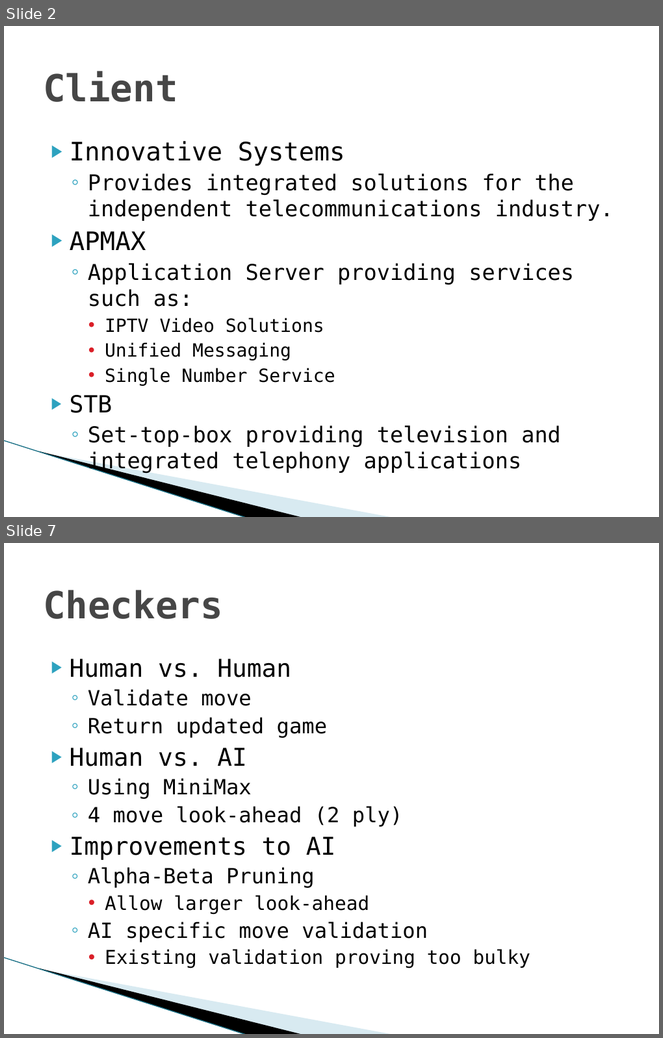
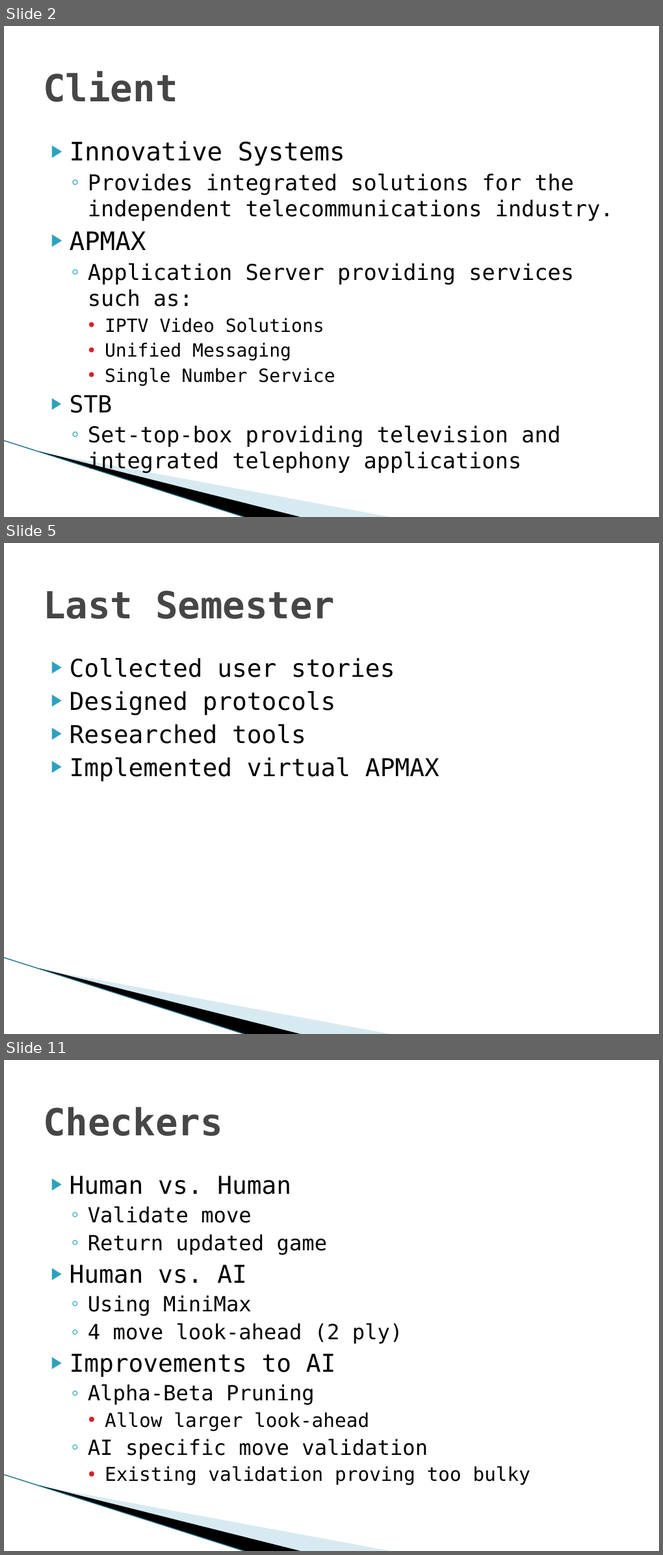
Before and after one commit to SDSMT-CSC/STBMF, a slide deck: docs/srDesign_ClientPresentation3.pptx. Shown one above the other, each under a label of ours: slides 2 and 7 before the commit, slides 2, 5 and 11 after it; the slides between them are not shown. The pictures are 663x1038 and 663x1555 pixels, drawn with LibreOffice and Linux fonts; fonts in the diff are those of the drawing; background and template pictures are left out. Boxes give left, top, right and bottom in pixels: in the first picture for what was removed or moved away, otherwise in the second. Text is boxed around its words. In the diff, an @@ line names an element or a change of style, - is before the commit and + after.

```diff
--- a/docs/srDesign_ClientPresentation3.pptx
+++ b/docs/srDesign_ClientPresentation3.pptx
@@ slide 5 added at [4,543,659,1034], background #FFFFFF; not listed: 3 template elements that a slide beside it also shows @@
@@ title added at [43,590,335,619], 41 pt, text #464646, bold @@
+Last Semester
@@ text added at [70,658,440,782], 27 pt, text #000000 @@
+▶ Collected user stories
+▶ Designed protocols
+▶ Researched tools
+▶ Implemented virtual APMAX
@@ what was slide 7 is now slide 11 @@
```
Also in this commit, not shown: 3 slides changed, 7 other slides added, 1 slide removed.
